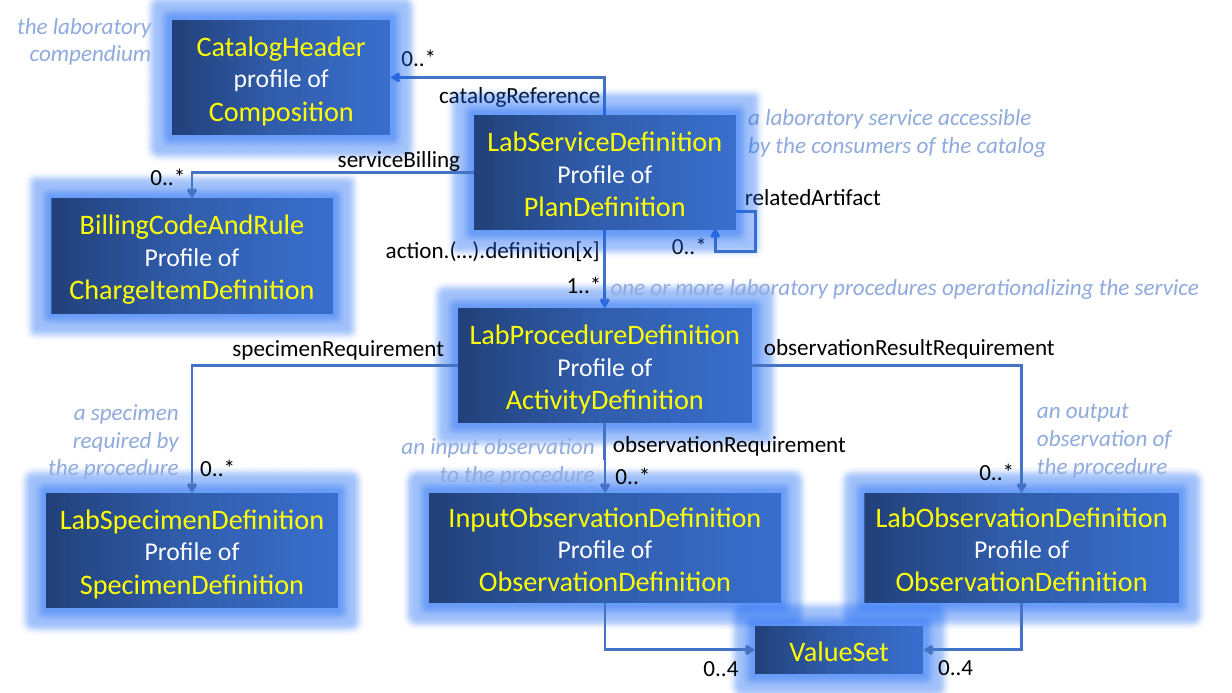
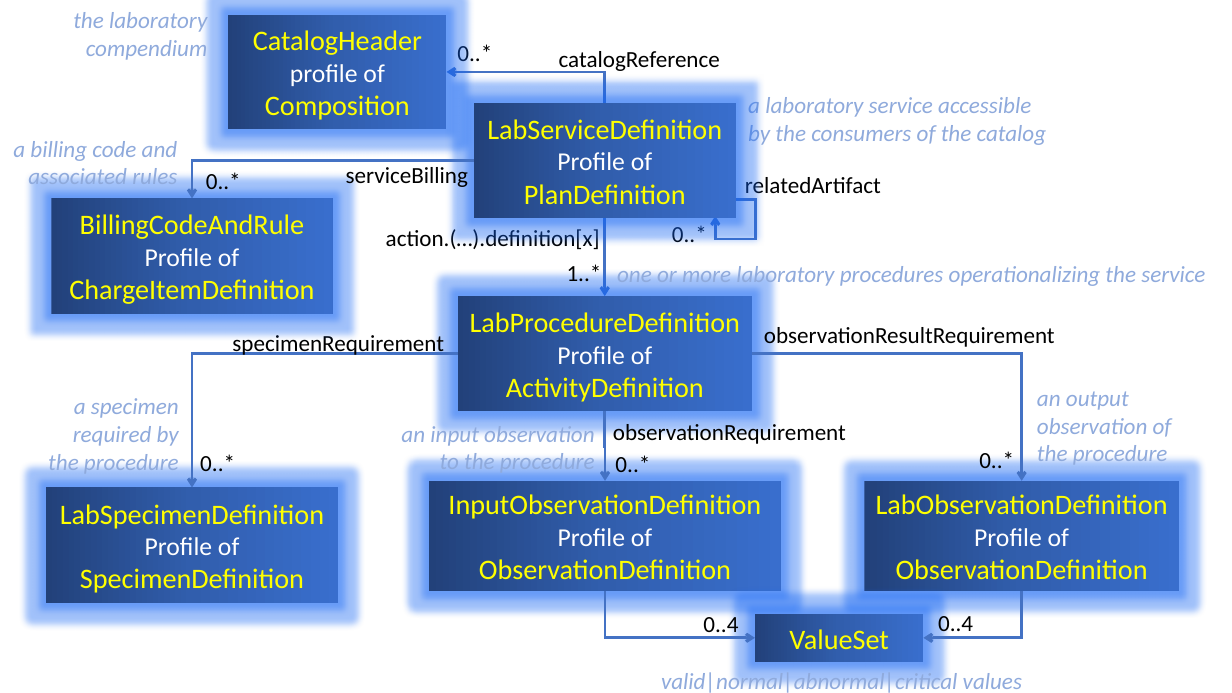
Before and after one commit to HL7/fhir-order-catalog, a slide deck: slide 1 of input/images-source/LabCompendium.pptx. Drawn at 1232x693 pixels with LibreOffice and Linux fonts; fonts in the diff are those of the drawing. Boxes give left, top, right and bottom in pixels: in the first picture for what was removed or moved away, otherwise in the second. Text is boxed around its words. In the diff, an @@ line names an element or a change of style, - is before the commit and + after.

Commit message:
complements to lab services spec (html) + corrections of examples

```diff
--- a/input/images-source/LabCompendium.pptx
+++ b/input/images-source/LabCompendium.pptx
@@ 2 texts, 1 rectangle moved together from (x1=17, y1=14, x2=436, y2=135) to (x1=73, y1=9, x2=492, y2=129) @@
@@ text "catalogReference" rewrapped from (x1=439, y1=83, x2=600, y2=109) to (x1=559, y1=51, x2=720, y2=73) @@
@@ elbow arrow moved from (605, 116) - (391, 78) to (605, 104) - (446, 72) @@
@@ text added at (x1=13, y1=141, x2=178, y2=191), 18 pt, text #8FAADC, italic @@
+a billing code and associated rules
@@ elbow arrow moved from (474, 173) - (192, 199) to (474, 161) - (192, 199) @@
@@ text "0..*" rewrapped from (x1=150, y1=166, x2=185, y2=185) to (x1=206, y1=169, x2=241, y2=195) @@
@@ text "serviceBilling" moved from (x1=338, y1=147, x2=460, y2=173) to (x1=346, y1=164, x2=468, y2=190) @@
@@ text "one or more laboratory procedures ..." moved from (x1=611, y1=276, x2=1199, y2=302) to (x1=617, y1=263, x2=1205, y2=289) @@
@@ elbow arrow moved from (457, 366) - (192, 494) to (457, 354) - (192, 488) @@
@@ 11 texts, 6 elbow arrows, 4 rectangles moved together from (x1=386, y1=106, x2=1172, y2=674) to (x1=386, y1=94, x2=1172, y2=662) @@
@@ 3 texts, 1 rectangle moved together from (x1=46, y1=337, x2=444, y2=609) to (x1=46, y1=331, x2=444, y2=604) @@
@@ rectangle "InputObservationDefinition" moved from (x1=430, y1=494, x2=781, y2=604) to (x1=430, y1=481, x2=781, y2=591) @@
@@ rectangle "LabObservationDefinition" moved from (x1=865, y1=494, x2=1179, y2=604) to (x1=865, y1=481, x2=1179, y2=591) @@
@@ text "0..4" moved from (x1=703, y1=657, x2=738, y2=683) to (x1=703, y1=613, x2=738, y2=639) @@
@@ text "0..4" moved from (x1=938, y1=655, x2=973, y2=681) to (x1=938, y1=611, x2=973, y2=637) @@
@@ text added at (x1=661, y1=670, x2=1022, y2=693), 18 pt, text #8FAADC, italic @@
+valid|normal|abnormal|critical values
```
Also in this commit, not shown: 4 other files.
